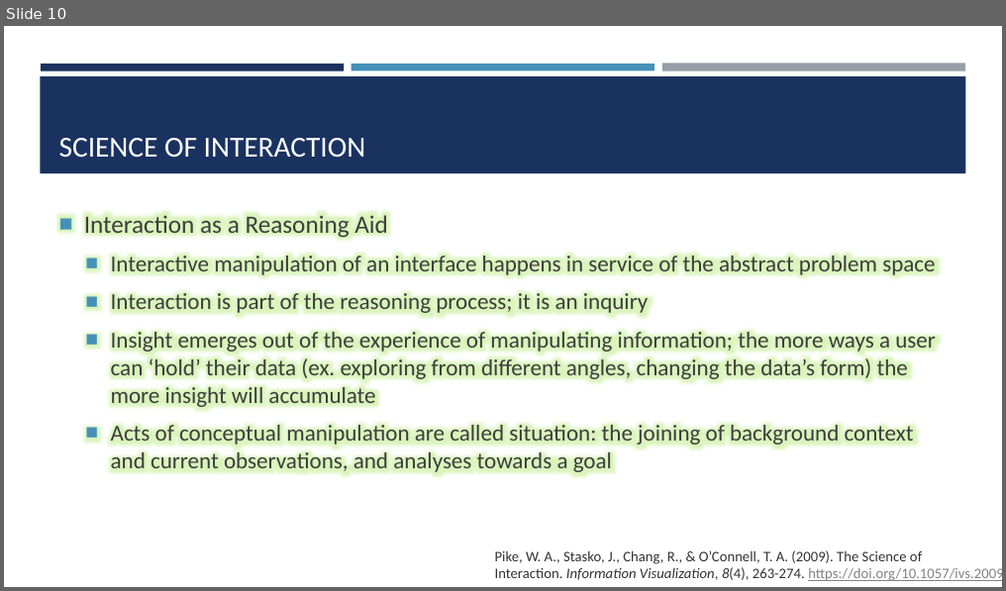
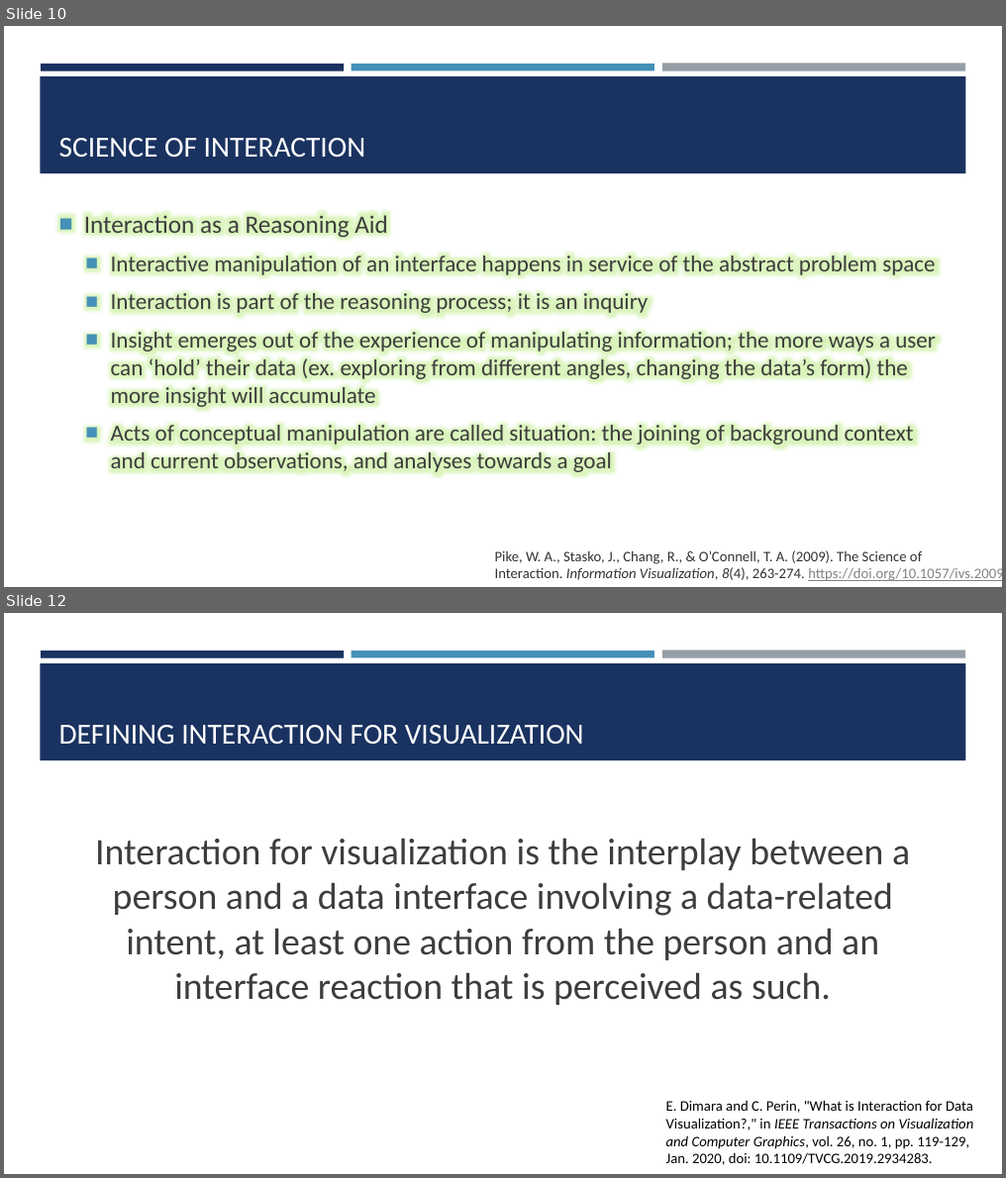
Before and after one commit to amosca01/SDS-CSC235, a slide deck: slides/05-interaction.pptx. Shown one above the other, each under a label of ours: slide 10 before the commit, slides 10 and 12 after it; the slides between them are not shown. The pictures are 1006x591 and 1006x1178 pixels, drawn with LibreOffice and Linux fonts; fonts in the diff are those of the drawing. Boxes give left, top, right and bottom in pixels: in the first picture for what was removed or moved away, otherwise in the second. Text is boxed around its words. In the diff, an @@ line names an element or a change of style, - is before the commit and + after.

Commit message:
interaction ppt

```diff
--- a/slides/05-interaction.pptx
+++ b/slides/05-interaction.pptx
@@ slide 12 added at bbox=[4, 613, 1002, 1174], background #FFFFFF; not listed: 4 template elements that a slide beside it also shows @@
@@ title added at bbox=[59, 725, 584, 745], 28 pt, text #FFFFFF @@
+DEFINING INTERACTION FOR VISUALIZATION
@@ text added at bbox=[95, 838, 910, 1005], 36 pt, text #3D3D3D @@
+Interaction for visualization is the interplay between a person and a data interface involving a data-related intent, at least one action from the person and an interface reaction that is perceived as such.
@@ text added at bbox=[666, 1100, 974, 1165], 14 pt, text #000000 @@
+E. Dimara and C. Perin, "What is Interaction for Data Visualization?," in IEEE Transactions on Visualization and Computer Graphics, vol. 26, no. 1, pp. 119-129, Jan. 2020, doi: 10.1109/TVCG.2019.2934283.
```
Also in this commit, not shown: 1 slide changed, 1 other slide added, 1 other file.
